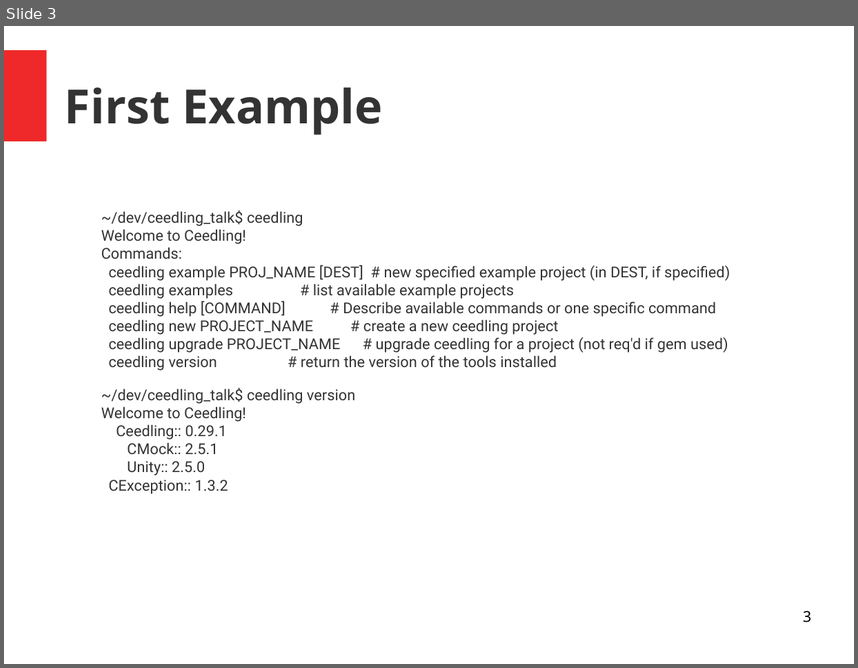
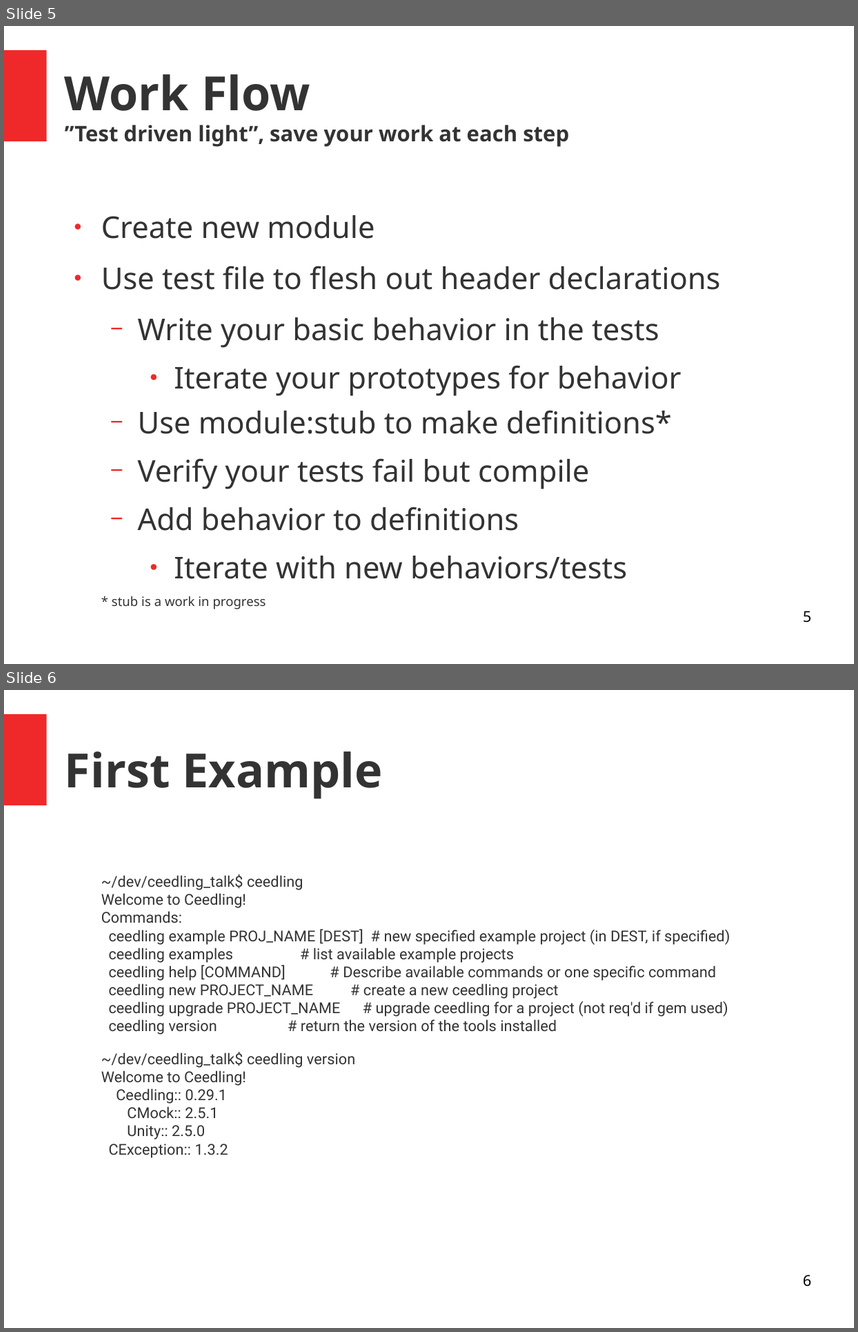
Before and after one commit to bd2357/ceedling_talk, a slide deck: ceedling_talk.odp. Shown one above the other, each under a label of ours: slide 3 before the commit, slides 5 and 6 after it. The pictures are 858x668 and 858x1332 pixels, drawn with LibreOffice and Linux fonts; fonts in the diff are those of the drawing. Boxes give left, top, right and bottom in pixels: in the first picture for what was removed or moved away, otherwise in the second. Text is boxed around its words. In the diff, an @@ line names an element or a change of style, - is before the commit and + after.

```diff
--- a/ceedling_talk.odp
+++ b/ceedling_talk.odp
@@ slide 5 added at (4, 26, 854, 664), background #FFFFFF; not listed: 1 template element that a slide beside it also shows @@
@@ title added at (65, 74, 569, 147), 20 pt, text #333333, bold @@
+Work Flow
+”Test driven light”, save your work at each step
@@ text added at (101, 215, 721, 609), 28 pt, text #333333 @@
+● Create new module
+● Use test file to flesh out header declarations
+  − Write your basic behavior in the tests
+    ● Iterate your prototypes for behavior
+  − Use module:stub to make definitions*
+  − Verify your tests fail but compile
+  − Add behavior to definitions
+    ● Iterate with new behaviors/tests
+* stub is a work in progress
@@ page number added at (803, 610, 811, 622), 14 pt, text #000000 @@
+5
@@ what was slide 3 is now slide 6 @@
@@ page number at (803, 1274, 811, 1286): text changed @@
-3
+6
```
Also in this commit, not shown: 1 slide changed, 4 other slides added, 3 other files.
